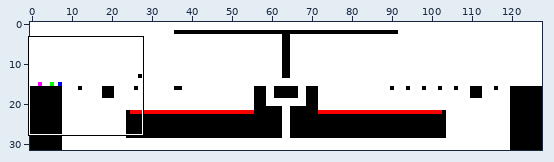
A sprite sheet gets an edit: priv/static/images/level.png. The first picture is a wide view before the edit; the outline marks the close-up.
Close-up. As it was:
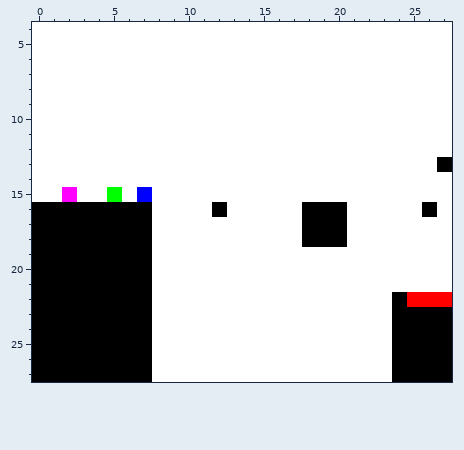
The file is 128x32 pixels. Shown: x 0..27, y 4..27.
After the commit:
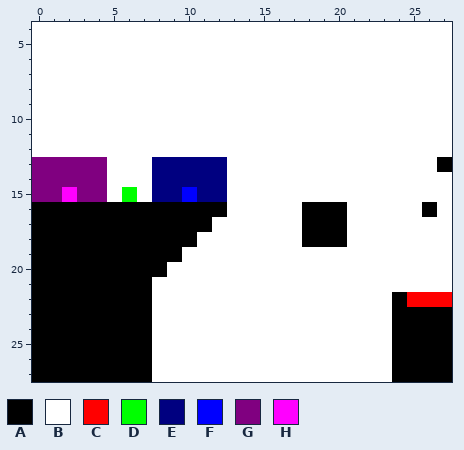
Palette (. is transparent): A #000000  B #ffffff  C #ff0000  D #00ff00  E #000080  F #0000ff  G #800080  H #ff00ff
What changed:
Colour A replaces colour B in rows 16 to 17 at x 8 to 11; in row 18 at x 8 to 10; in row 19 at x 8 to 9; in row 20 at x 8.
Colour B replaces colour D in row 15 at x 5.
Colour B replaces colour F in row 15 at x 7.
Colour D replaces colour B in row 15 at x 6.
Colour E replaces colour B in rows 13 to 14 at x 8 to 12; in row 15 at x 8 to 9 and 11 to 12.
Colour F replaces colour B in row 15 at x 10.
Colour G replaces colour B in rows 13 to 14 at x 0 to 4; in row 15 at x 0 to 1 and 3 to 4.
Pixel boxes of the changes (left, top, right, bottom) in both close-ups:
changed: (32, 157, 227, 277)
